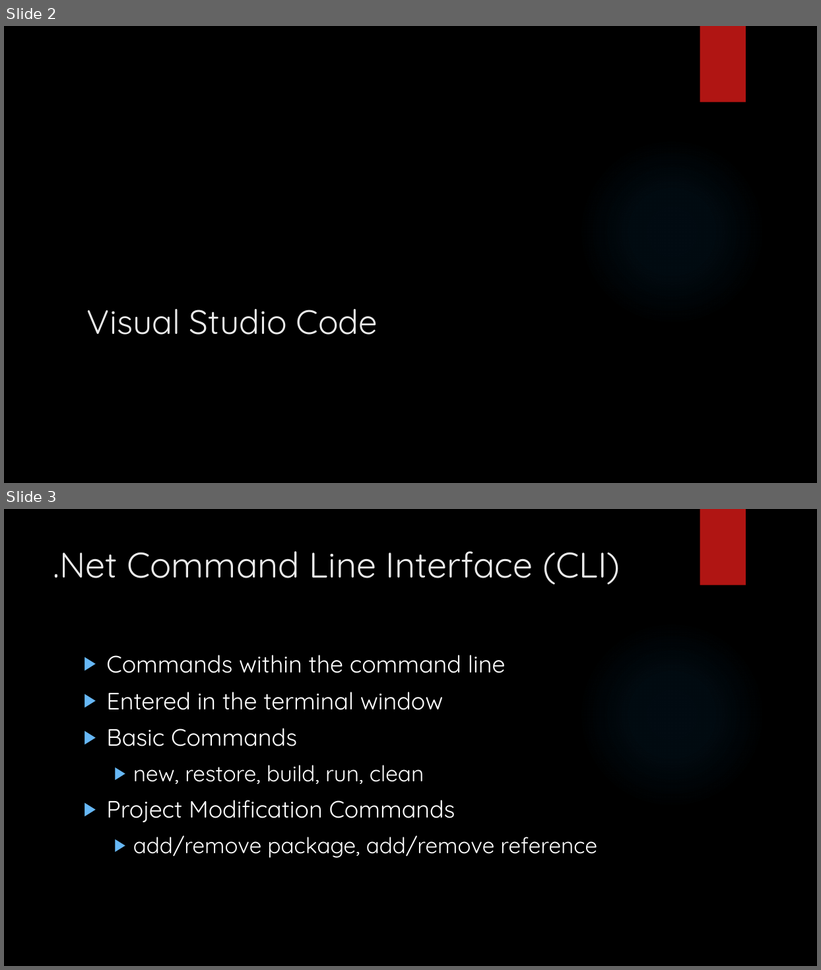
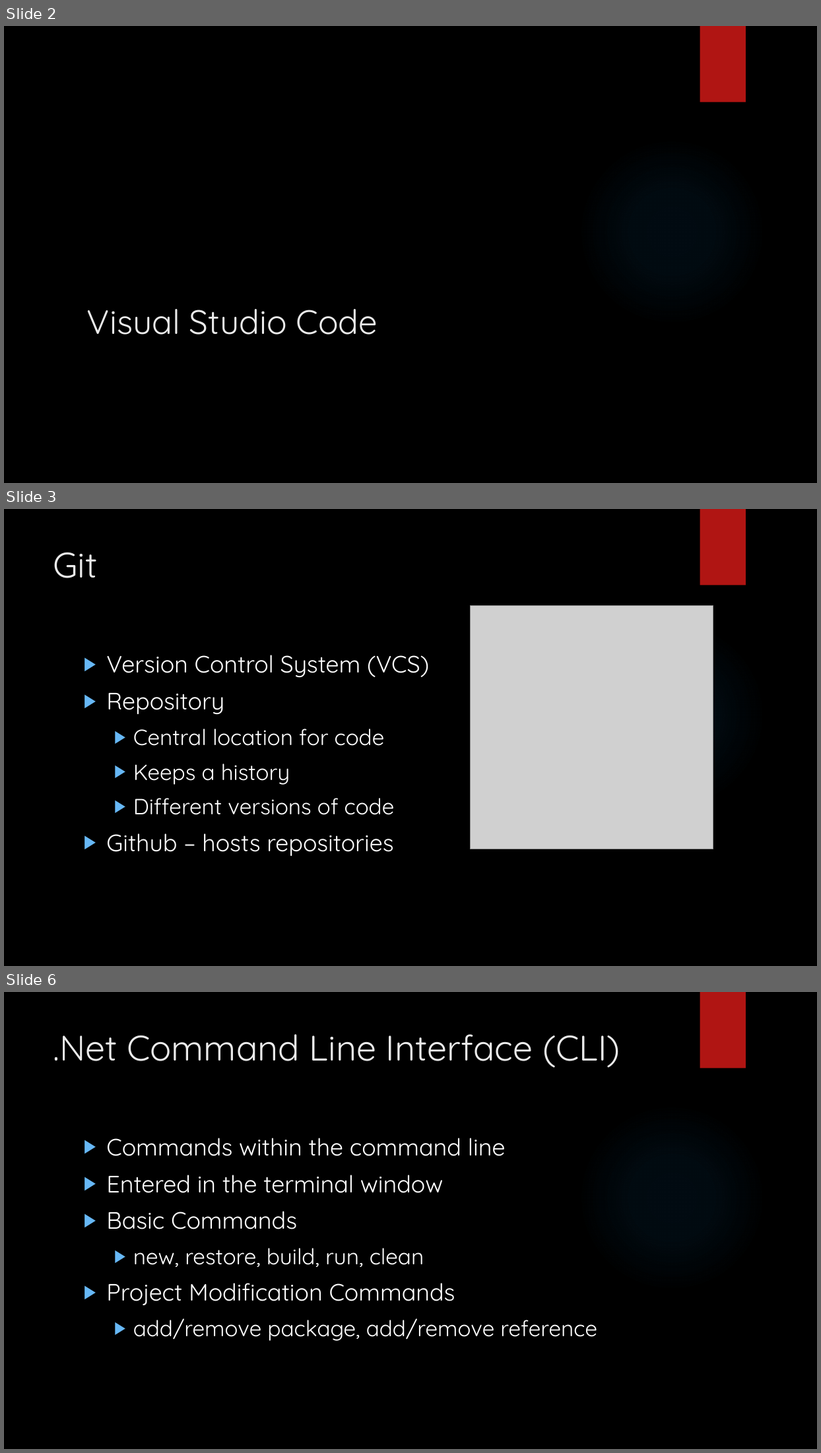
Before and after one commit to LogolsLLC/Logols-May2018, a slide deck: Slides/02_C#_TrainingPlan.pptx. Shown one above the other, each under a label of ours: slides 2 and 3 before the commit, slides 2, 3 and 6 after it; the slides between them are not shown. The pictures are 821x970 and 821x1453 pixels, drawn with LibreOffice and Linux fonts; fonts in the diff are those of the drawing; grey boxes stand for pictures; background and template pictures are left out. Boxes give left, top, right and bottom in pixels: in the first picture for what was removed or moved away, otherwise in the second. Text is boxed around its words. In the diff, an @@ line names an element or a change of style, - is before the commit and + after.

```diff
--- a/Slides/02_C#_TrainingPlan.pptx
+++ b/Slides/02_C#_TrainingPlan.pptx
@@ slide 3 added at [4, 509, 817, 966], background picture (left out); not listed: 2 template elements that a slide beside it also shows @@
@@ title added at [54, 552, 98, 578], 42 pt, text #EBEBEB @@
+Git
@@ picture added at [470, 606, 714, 850] @@
@@ text added at [106, 655, 429, 856], 28 pt, text #FFFFFF @@
+▶ Version Control System (VCS)
+▶ Repository
+  ▶ Central location for code
+  ▶ Keeps a history
+  ▶ Different versions of code
+▶ Github – hosts repositories
@@ what was slide 3 is now slide 6 @@
```
Also in this commit, not shown: 2 other slides added, 20 other files.
